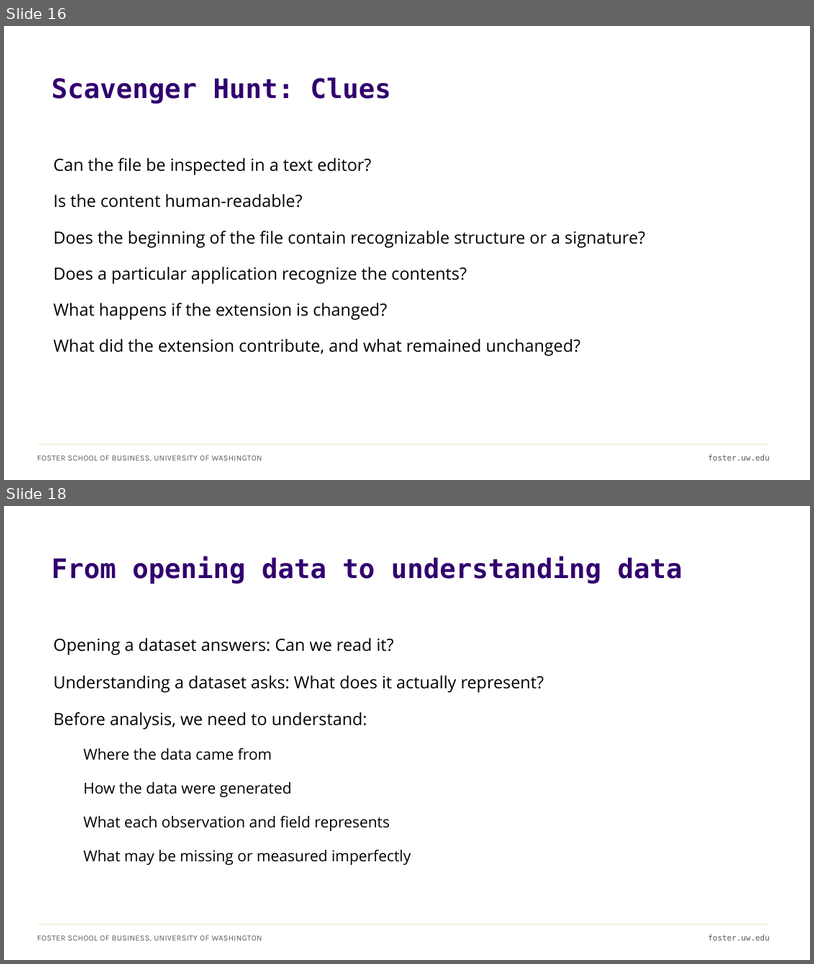
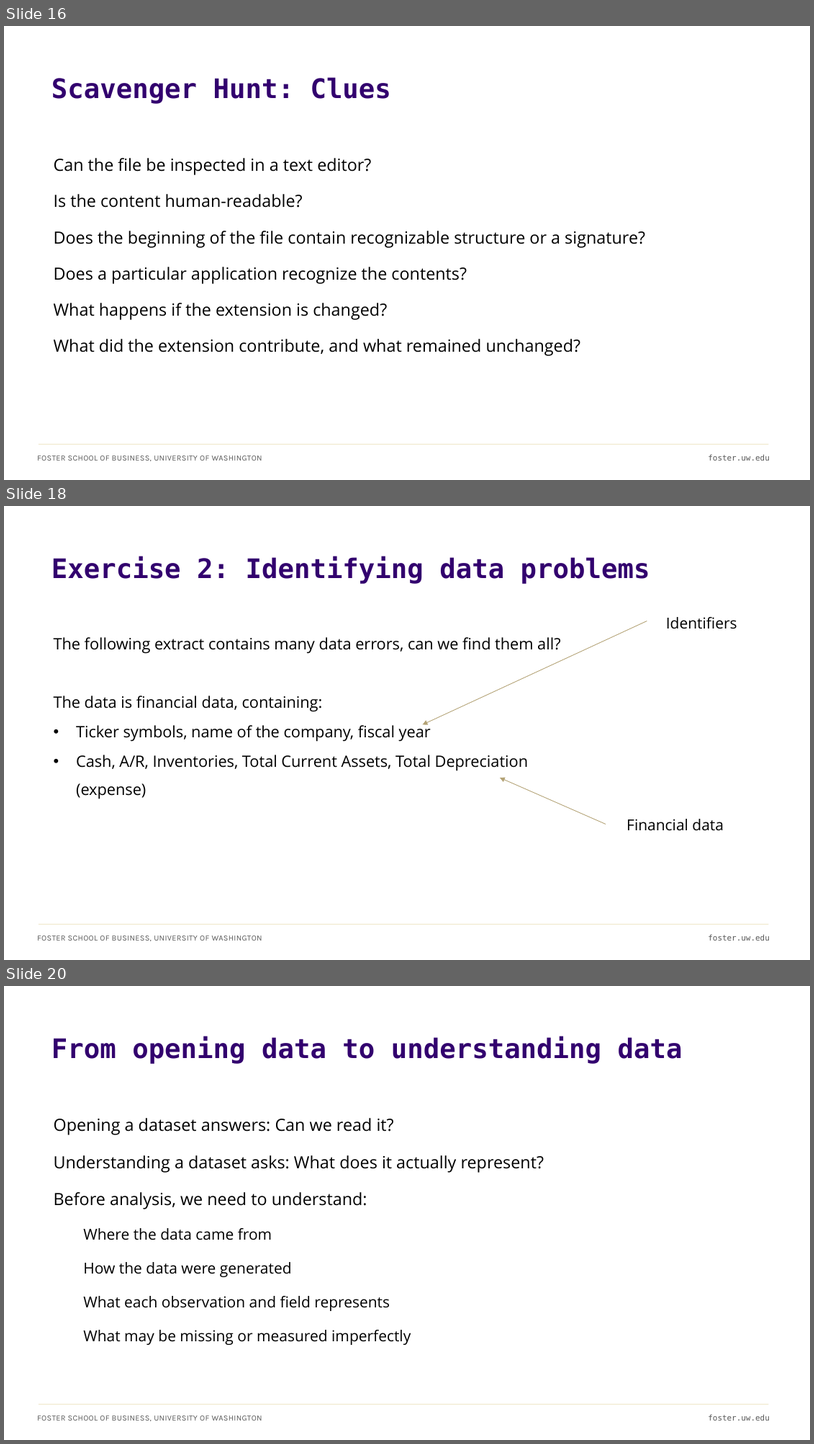
Before and after one commit to ashercurtis/slides.io, a slide deck: ACCTG320/ACCTG320Class02_2026.pptx. Shown one above the other, each under a label of ours: slides 16 and 18 before the commit, slides 16, 18 and 20 after it; the slides between them are not shown. The pictures are 814x964 and 814x1444 pixels, drawn with LibreOffice and Linux fonts; fonts in the diff are those of the drawing. Boxes give left, top, right and bottom in pixels: in the first picture for what was removed or moved away, otherwise in the second. Text is boxed around its words. In the diff, an @@ line names an element or a change of style, - is before the commit and + after.

```diff
--- a/ACCTG320/ACCTG320Class02_2026.pptx
+++ b/ACCTG320/ACCTG320Class02_2026.pptx
@@ slide 18 added at bbox=[4, 506, 810, 960], background #FFFFFF; not listed: 3 template elements that a slide beside it also shows @@
@@ title added at bbox=[52, 556, 651, 584], 32 pt, text #32006E, bold @@
+Exercise 2: Identifying data problems
@@ arrow added from (648, 621) to (422, 724), #B4A275 0.75 pt @@
@@ text added at bbox=[666, 617, 738, 629], 18 pt, text #000000 @@
+Identifiers
@@ text added at bbox=[54, 637, 561, 799], 18.7 pt, text #000000 @@
+The following extract contains many data errors, can we find them all?
+The data is financial data, containing:
+• Ticker symbols, name of the company, fiscal year
+• Cash, A/R, Inventories, Total Current Assets, Total Depreciation (expense)
@@ arrow added from (606, 824) to (500, 777), #B4A275 0.75 pt @@
@@ text added at bbox=[627, 818, 724, 831], 18 pt, text #000000 @@
+Financial data
@@ what was slide 18 is now slide 20 @@
```
Also in this commit, not shown: 5 slides changed, 1 other slide added, 1 slide removed.
